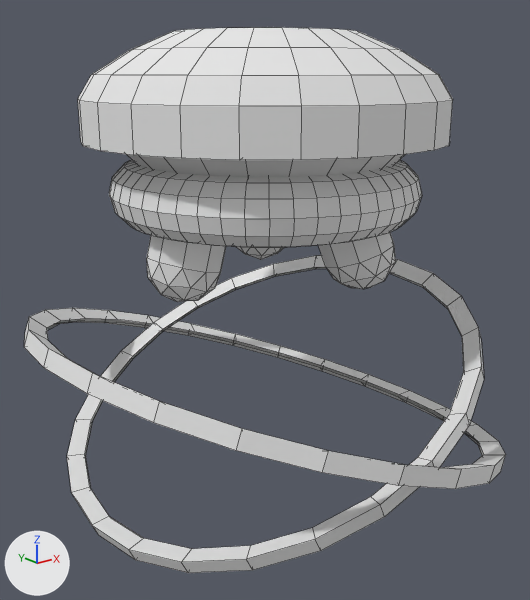
The Blender file Prefabs/Scenery/machineCatcher.blend, before and after one commit.
The view is the same before and after, from a 50 mm lens placed at (-3.75, -4.68, 0.93), pointed at (-0.05, -0.06, -0.92). Lighting does not change. The marker at lower left points along +X, +Y and +Z. Mesh edges are drawn as thin lines.

Objects in the first picture: 'Cylinder', 'InnerRing', 'OuterRing', 'Torus'.
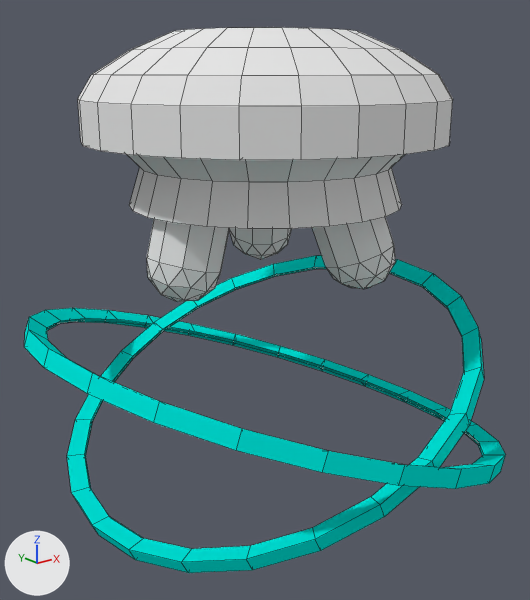
Where the newer file only moved an object's origin or applied its transform, the numbers keep the older frame.

Pixel boxes (x1, y1, x2, y2) of what changed, in the pictures (530 x 600 px):
'Torus', deleted
    before: (109, 160, 422, 247)
'InnerRing', recoloured (white to cyan)
    both: (67, 255, 484, 573)
'OuterRing', recoloured (grey to cyan)
    both: (24, 308, 506, 489)

What the commit changed:
Material 'OuterRing' (mat_outerring) is new.
Its base color is (0.0, 0.799, 0.716) (cyan #00e7dc).
Material 'InnerRing' (mat_innerring) is new.
Its base color is (0.0, 0.799, 0.716) (cyan #00e7dc).
me_cylinder_002 has 96 vertices, 72 faces and spans x -1.3..1.3, y -1.3..1.3, z -0.07..0.07.
me_cylinder_002 now uses material mat_innerring (cyan #00e7dc).
me_cylinder_001 has 96 vertices, 72 faces and spans x -1.3..1.3, y -1.3..1.3, z -0.07..0.07.
me_cylinder_001 now uses material mat_outerring (cyan #00e7dc).
Object 'Torus' (ob_torus) is deleted.
